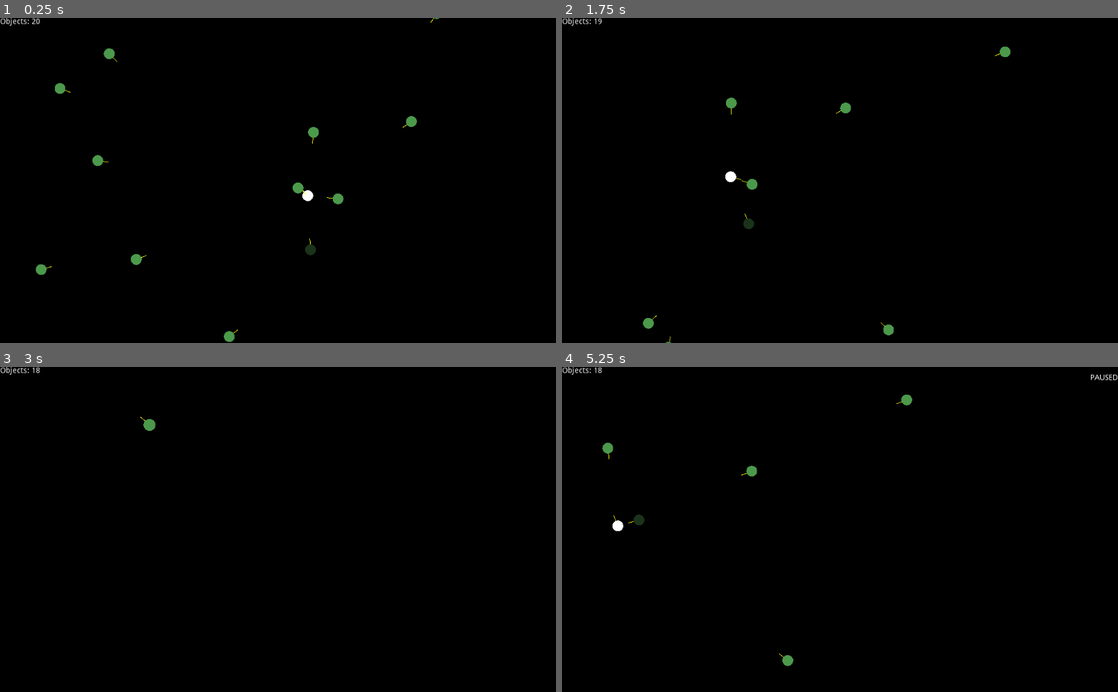
Above: before the commit, frames 1-4 (two rows, left to right).
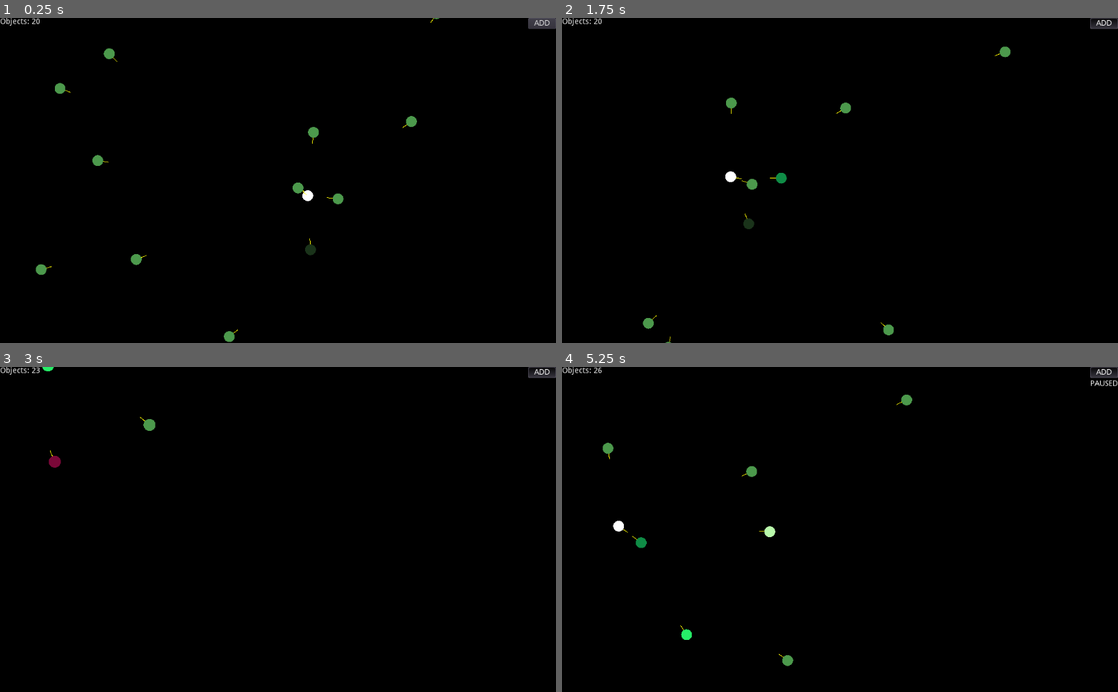
Above: after the commit, the same moments.

Repository: NuclearPhoenixx/n-body-problem
Game: Godot game, scene res://main.tscn
Two runs of this game, one before a commit and one after it. Both use one fixed random seed, a clock stepped at 60 frames per second and the inputs below.
Inputs (mouse positions are in pixels of both pictures, inside the frame that each line leads up to):
- Up to frame 1 (0.25 s): no input
- Up to frame 2 (1.75 s): click (1106, 24) at 0.5 s, where only the run after the commit has a clickable "ADD"; move the mouse to (840, 177) at 1.27 s; hold Right (ui_right) from 1.28 s (still down); hold Delete (delete) from 1.28 s (still down); click (840, 177) at 1.52 s; click (840, 177) at 1.55 s
- Up to frame 3 (3 s): click (278, 526) at 1.82 s; move the mouse to (111, 571) at 2.02 s; release Right (ui_right) at 2.03 s; release Delete (delete) at 2.03 s; hold Down (ui_down) 2.03-2.78 s; click (111, 571) at 2.1 s; click (111, 571) at 2.27 s; tap Delete (delete) at 2.3 s; click (111, 571) at 2.57 s; move the mouse to (194, 487) at 2.77 s; hold Right (ui_right) from 2.78 s (still down); hold Mouse wheel up (camera_zin) from 2.78 s (still down)
- Up to frame 4 (5.25 s): click (756, 487) at 3.05 s; move the mouse to (812, 594) at 3.52 s; release Right (ui_right) at 3.53 s; release Mouse wheel up (camera_zin) at 3.53 s; hold Up (ui_up) 3.53-4.28 s; tap Mouse wheel down (camera_zout) at 3.6 s; click (812, 594) at 3.77 s; tap Delete (delete) at 3.8, 5.1 s; click (812, 594) at 4.07 s; move the mouse to (1006, 578) at 4.27 s; hold Delete (delete) 4.28-5.03 s; hold Left (ui_left) from 4.28 s (still down); click (1006, 578) at 4.52 s; click (1006, 578) at 4.55 s; click (1006, 578) at 4.82 s; tap P (pause) at 4.9 s; move the mouse to (673, 480) at 5.02 s

The runs differ from the first frame. In frame 1, 0.2% of the frame differs, in the area x 95-100%, y 0-4%; in frame 2, 0.2%; in frame 3, 0.3%; in frame 4, 0.5%, in the area x 5-100%, y 0-92%.

Commit message:
add spawn button + misc fixes

Diff:
--- a/main.tscn
+++ b/main.tscn
@@ -7,7 +7,14 @@
 [ext_resource path="res://src/gui/speed.gd" type="Script" id=5]
 [ext_resource path="res://src/gui/mass.gd" type="Script" id=6]
 [ext_resource path="res://src/gui/delete.gd" type="Script" id=7]
-[ext_resource path="res://src/gui/pause_indicator.gd" type="Script" id=8]
+[ext_resource path="res://src/gui/add_object.gd" type="Script" id=8]
+[ext_resource path="res://src/gui/pause_indicator.gd" type="Script" id=9]
+
+[sub_resource type="InputEventAction" id=1]
+action = "delete"
+
+[sub_resource type="ShortCut" id=2]
+shortcut = SubResource( 1 )
 
 [node name="Control" type="Control"]
 anchor_right = 1.0
@@ -70,6 +77,7 @@
 script = ExtResource( 6 )
 
 [node name="HBoxContainer" type="HBoxContainer" parent="Interface/Stats/VBoxContainer"]
+editor/display_folded = true
 margin_top = 54.0
 margin_right = 99.0
 margin_bottom = 74.0
@@ -78,22 +86,37 @@
 margin_right = 57.0
 margin_bottom = 20.0
 hint_tooltip = "Press the button to delete this object."
+shortcut = SubResource( 2 )
 text = "DELETE"
 script = ExtResource( 7 )
 
-[node name="Pause" type="MarginContainer" parent="Interface"]
-pause_mode = 2
-editor/display_folded = true
+[node name="Control" type="VBoxContainer" parent="Interface"]
 anchor_left = 1.0
 anchor_right = 1.0
 margin_left = -51.0
-margin_bottom = 40.0
+margin_bottom = 38.0
+
+[node name="AddObject" type="Button" parent="Interface/Control"]
+margin_right = 51.0
+margin_bottom = 20.0
+hint_tooltip = "Press this button and click somewhere to spawn a new object."
+focus_mode = 0
+toggle_mode = true
+enabled_focus_mode = 0
+text = "ADD"
 script = ExtResource( 8 )
 
-[node name="Label" type="Label" parent="Interface/Pause"]
-margin_top = 13.0
+[node name="Pause" type="MarginContainer" parent="Interface/Control"]
+pause_mode = 2
+editor/display_folded = true
+margin_top = 24.0
 margin_right = 51.0
-margin_bottom = 27.0
+margin_bottom = 38.0
+script = ExtResource( 9 )
+
+[node name="Label" type="Label" parent="Interface/Control/Pause"]
+margin_right = 51.0
+margin_bottom = 14.0
 text = "PAUSED"
 [connection signal="gui_input" from="Interface/Stats/VBoxContainer/HBoxContainer/Button" to="Interface/Stats/VBoxContainer/HBoxContainer/Button" method="_on_Button_gui_input"]
 [connection signal="pressed" from="Interface/Stats/VBoxContainer/HBoxContainer/Button" to="Interface/Stats/VBoxContainer/HBoxContainer/Button" method="_on_Button_pressed"]
--- a/project.godot
+++ b/project.godot
@@ -25,10 +25,16 @@
 
 [input]
 
+ui_accept={
+"deadzone": 0.5,
+"events": [ Object(InputEventKey,"resource_local_to_scene":false,"resource_name":"","device":0,"alt":false,"shift":false,"control":false,"meta":false,"command":false,"pressed":false,"scancode":16777221,"unicode":0,"echo":false,"script":null)
+, Object(InputEventKey,"resource_local_to_scene":false,"resource_name":"","device":0,"alt":false,"shift":false,"control":false,"meta":false,"command":false,"pressed":false,"scancode":16777222,"unicode":0,"echo":false,"script":null)
+, Object(InputEventJoypadButton,"resource_local_to_scene":false,"resource_name":"","device":0,"button_index":0,"pressure":0.0,"pressed":false,"script":null)
+ ]
+}
 ui_select={
 "deadzone": 0.5,
-"events": [ Object(InputEventKey,"resource_local_to_scene":false,"resource_name":"","device":0,"alt":false,"shift":false,"control":false,"meta":false,"command":false,"pressed":false,"scancode":32,"unicode":0,"echo":false,"script":null)
-, Object(InputEventJoypadButton,"resource_local_to_scene":false,"resource_name":"","device":0,"button_index":3,"pressure":0.0,"pressed":false,"script":null)
+"events": [ Object(InputEventJoypadButton,"resource_local_to_scene":false,"resource_name":"","device":0,"button_index":3,"pressure":0.0,"pressed":false,"script":null)
 , Object(InputEventMouseButton,"resource_local_to_scene":false,"resource_name":"","device":-1,"alt":false,"shift":false …(203 unchanged characters)…
  ]
 }
--- /dev/null
+++ b/src/gui/add_object.gd
@@ -0,0 +1,17 @@
+extends Button
+
+onready var main = get_tree().get_root().get_node("Control/Spacetime")
+
+func _unhandled_input(event):
+	if pressed && event.is_action_pressed("ui_select"): #if button is toggled and user clicks on the screen, spawn object
+		get_tree().set_input_as_handled()
+		var position = main.get_local_mouse_position()
+
+		# RANDOM PLACEHOLDER STUFF
+		var r = rand_range(0,1)
+		var g = rand_range(0,1)
+		var b = rand_range(0,1)
+		var mass = rand_range(1e20,1e28)
+
+		#spawn an object at the event location
+		main.spawn(position, Vector2(rand_range(-400000,400000),rand_range(-400000,400000)), 1e26, Color(r,g,b,1), 10)
--- a/src/gui/delete.gd
+++ b/src/gui/delete.gd
@@ -2,21 +2,12 @@
 
 onready var camera = get_tree().get_root().get_node("Control/Spacetime/Camera2D")
 
-func _physics_process(delta):
+func _process(delta):
 	if typeof(camera.follow_node) == 0: # if camera is fixed then show delete button
 		self.hide()
 	else:
 		self.show()
 
-func delete_node(): # delete the selected node and stop camera follow
+func _on_Button_pressed(): # delete the selected node and stop camera follow
 	camera.follow_node.queue_free()
 	camera.follow_node = null
-
-# ON DELETE BUTTON PRESS OR KEY INPUT TRIGGER DELETION
-func _on_Button_pressed():
-	delete_node()
-
-func _unhandled_input(event):
-	if event.is_action_pressed("delete") && typeof(camera.follow_node) != 0:
-		get_tree().set_input_as_handled()
-		delete_node()
--- a/src/object.gd
+++ b/src/object.gd
@@ -59,6 +59,6 @@
 		force_vector.set_point_position(1, a / a.length() * fvs)
 
 func _mouse_click(viewport, event, shape_idx): # upon selection the camera will follow this node
-	if event.is_action("ui_select"):
+	if event.is_action_pressed("ui_select"):
 		camera.follow_node = self
 		get_tree().set_input_as_handled()
Not shown: 2 places in main.tscn that only renumber resources
Not shown, changed: docs/index.pck
